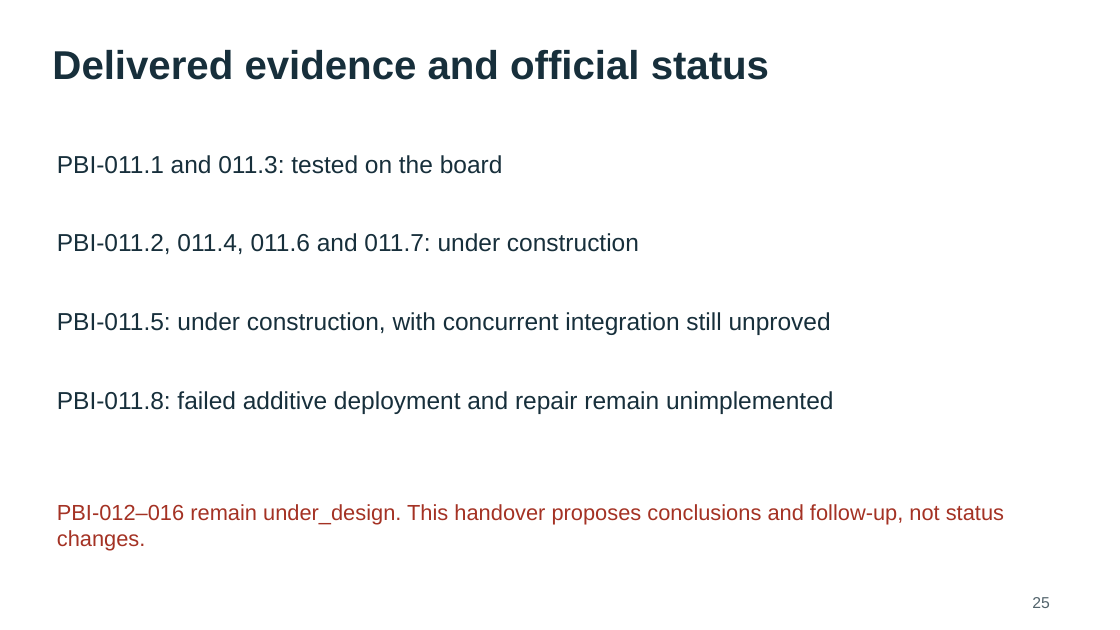
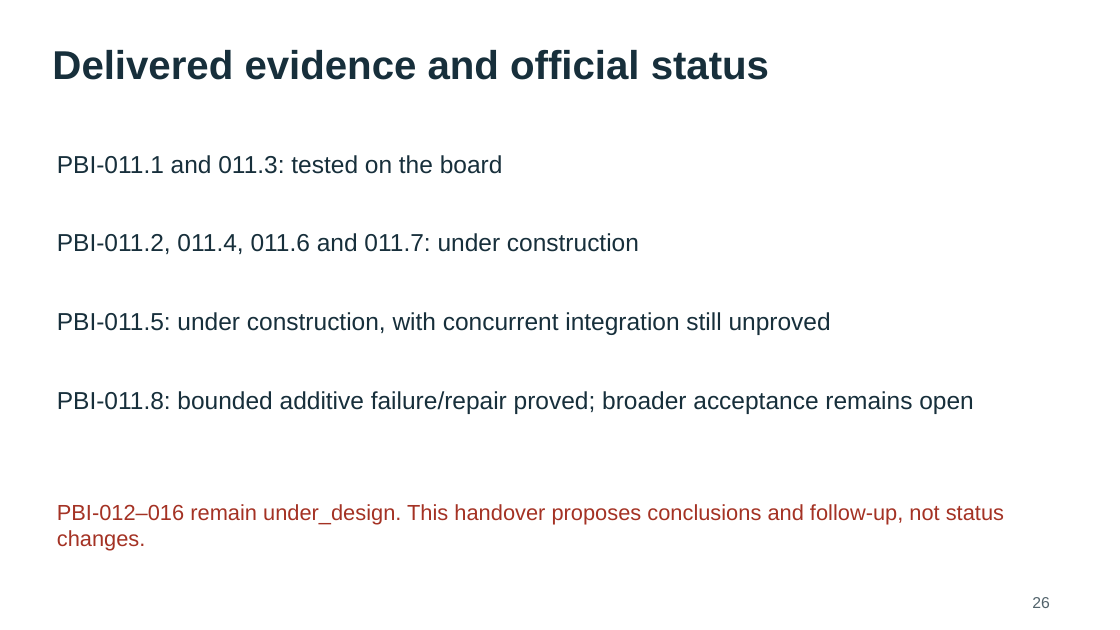
Before and after one commit to rstyczynski/APEX_CICD, a slide deck: slide 26 of progress/E.1/sprint_E.1_increment_demo.pptx (slide 25 before the commit). Drawn at 1120x630 pixels with LibreOffice and Linux fonts; fonts in the diff are those of the drawing. Boxes give left, top, right and bottom in pixels: in the first picture for what was removed or moved away, otherwise in the second. Text is boxed around its words. In the diff, an @@ line names an element or a change of style, - is before the commit and + after.

```diff
--- a/progress/E.1/sprint_E.1_increment_demo.pptx
+++ b/progress/E.1/sprint_E.1_increment_demo.pptx
@@ text at box(57, 391, 974, 414): text changed @@
-PBI-011.8: failed additive deployment and repair remain unimplemented
+PBI-011.8: bounded additive failure/repair proved; broader acceptance remains open
@@ text at box(1032, 597, 1049, 608): text changed @@
-25
+26
```
Also in this commit, not shown: 9 other slides changed, 1 slide added, 14 other files.
